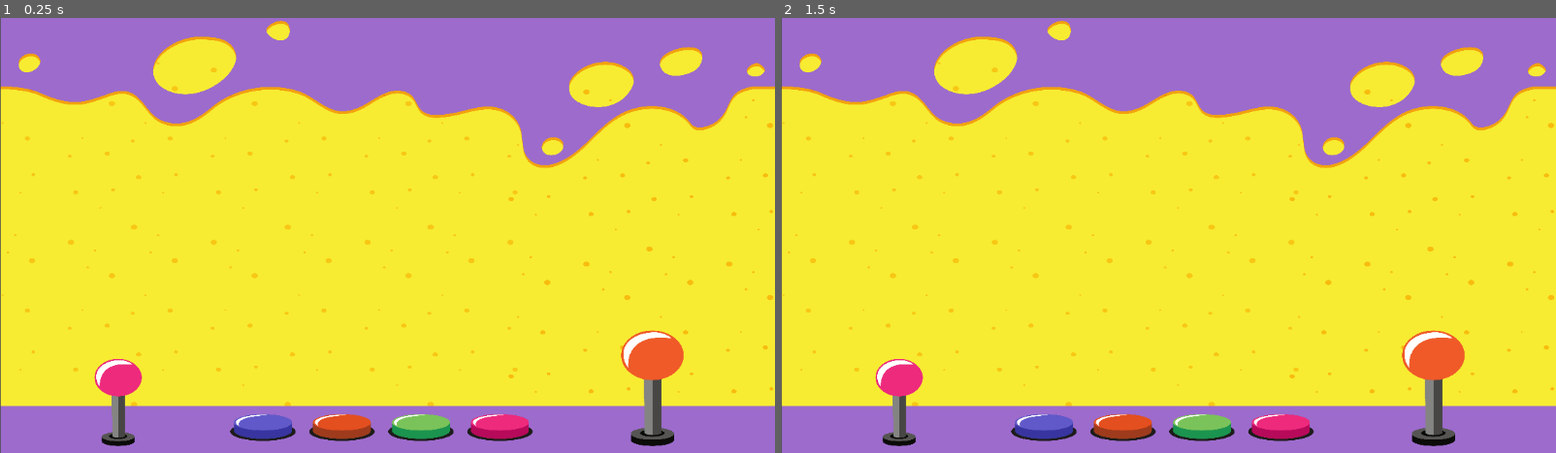
Above: before the commit, frames 1-2 (left to right).
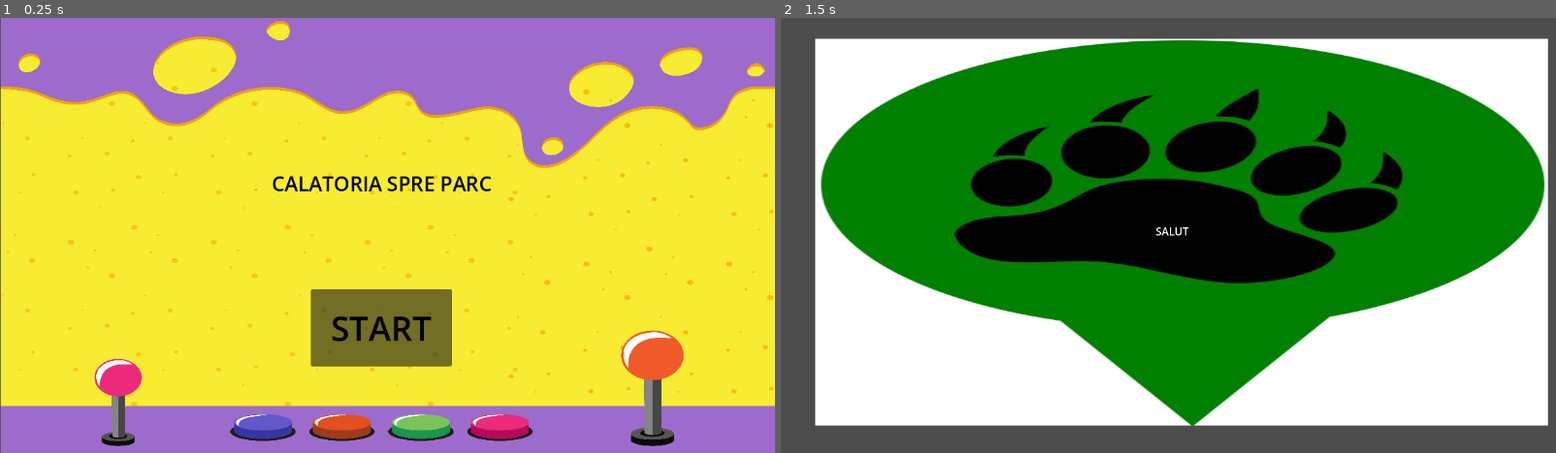
Above: after the commit, the same moments.

Repository: ProjectIOC/JocGradinita
Game: Godot game, scene res://scenes/game_root.tscn
Same seed, same stepped clock (60 frames per second), same inputs: the game is played once before the commit and once after it.
Inputs (mouse positions are in pixels of both pictures, inside the frame that each line leads up to):
- Up to frame 1 (0.25 s): no input
- Up to frame 2 (1.5 s): click (1160, 326) at 0.5 s, where only the run after the commit has a clickable "START"; tap Enter at 1.25 s

The runs differ from the first frame. In frame 1, 3.8% of the frame differs, in the area x 35-64%, y 36-81%; in frame 2, 100%, in the area x 0-100%, y 0-100%.

Commit message:
am adaugat buton de start

Diff:
--- /dev/null
+++ b/bluedevs/scenes/button.gd
@@ -0,0 +1,9 @@
+extends  Button
+
+func _ready():
+	self.pressed.connect(_button_pressed)
+
+func _button_pressed():
+	print("Loading new scene...")  # Debug message
+	print("asfdsdvfd: ",get_parent())
+	get_parent().get_tree().change_scene_to_file("res://scenes/open_after_start.tscn")
--- a/bluedevs/scenes/game_root.tscn
+++ b/bluedevs/scenes/game_root.tscn
@@ -1,6 +1,9 @@
-[gd_scene load_steps=2 format=3 uid="uid://d24p4l88rlp4q"]
+[gd_scene load_steps=4 format=3 uid="uid://d24p4l88rlp4q"]
 
 [ext_resource type="Texture2D" uid="uid://dhd8ppr6strt2" path="res://assets/backgrounds/start game/9hyc_1y8o_230928.jpg" id="1_somr8"]
+[ext_resource type="Script" path="res://scenes/button.gd" id="2_tsasy"]
+
+[sub_resource type="Theme" id="Theme_vryiu"]
 
 [node name="GameRoot" type="Node2D"]
 
@@ -8,5 +11,30 @@
 offset_left = 1.0
 offset_right = 1153.0
 offset_bottom = 648.0
+theme = SubResource("Theme_vryiu")
 texture = ExtResource("1_somr8")
 expand_mode = 1
+
+[node name="buton_start" type="Button" parent="."]
+offset_left = 462.0
+offset_top = 404.0
+offset_right = 672.0
+offset_bottom = 519.0
+theme_override_colors/font_color = Color(0, 0, 0, 1)
+theme_override_font_sizes/font_size = 50
+text = "START
+"
+script = ExtResource("2_tsasy")
+
+[node name="titlu" type="Label" parent="."]
+offset_left = 404.0
+offset_top = 191.0
+offset_right = 731.0
+offset_bottom = 301.0
+theme_override_colors/font_color = Color(0, 0, 0, 1)
+theme_override_font_sizes/font_size = 30
+text = "CALATORIA SPRE PARC"
+horizontal_alignment = 1
+vertical_alignment = 1
+
+[connection signal="pressed" from="buton_start" to="buton_start" method="_on_pressed"]
--- /dev/null
+++ b/bluedevs/scenes/open_after_start.tscn
@@ -0,0 +1,23 @@
+[gd_scene load_steps=2 format=3 uid="uid://b7x7ivlghprb5"]
+
+[ext_resource type="Texture2D" uid="uid://cxbggifkxu3ne" path="res://assets/backgrounds/test/pin.png" id="1_jmgw7"]
+
+[node name="Node2D" type="Node2D"]
+
+[node name="TextureRect" type="TextureRect" parent="."]
+offset_left = 51.0
+offset_top = 31.0
+offset_right = 1140.0
+offset_bottom = 607.0
+texture = ExtResource("1_jmgw7")
+expand_mode = 1
+
+[node name="Label" type="Label" parent="."]
+offset_left = 539.0
+offset_top = 296.0
+offset_right = 624.0
+offset_bottom = 339.0
+text = "SALUT
+"
+horizontal_alignment = 1
+vertical_alignment = 1
Not shown, added: bluedevs/assets/backgrounds/test/9hyc_1y8o_230928.jpg.import
Binary file added: bluedevs/assets/backgrounds/test/pin.png
Not shown, added: bluedevs/assets/backgrounds/test/pin.png.import
